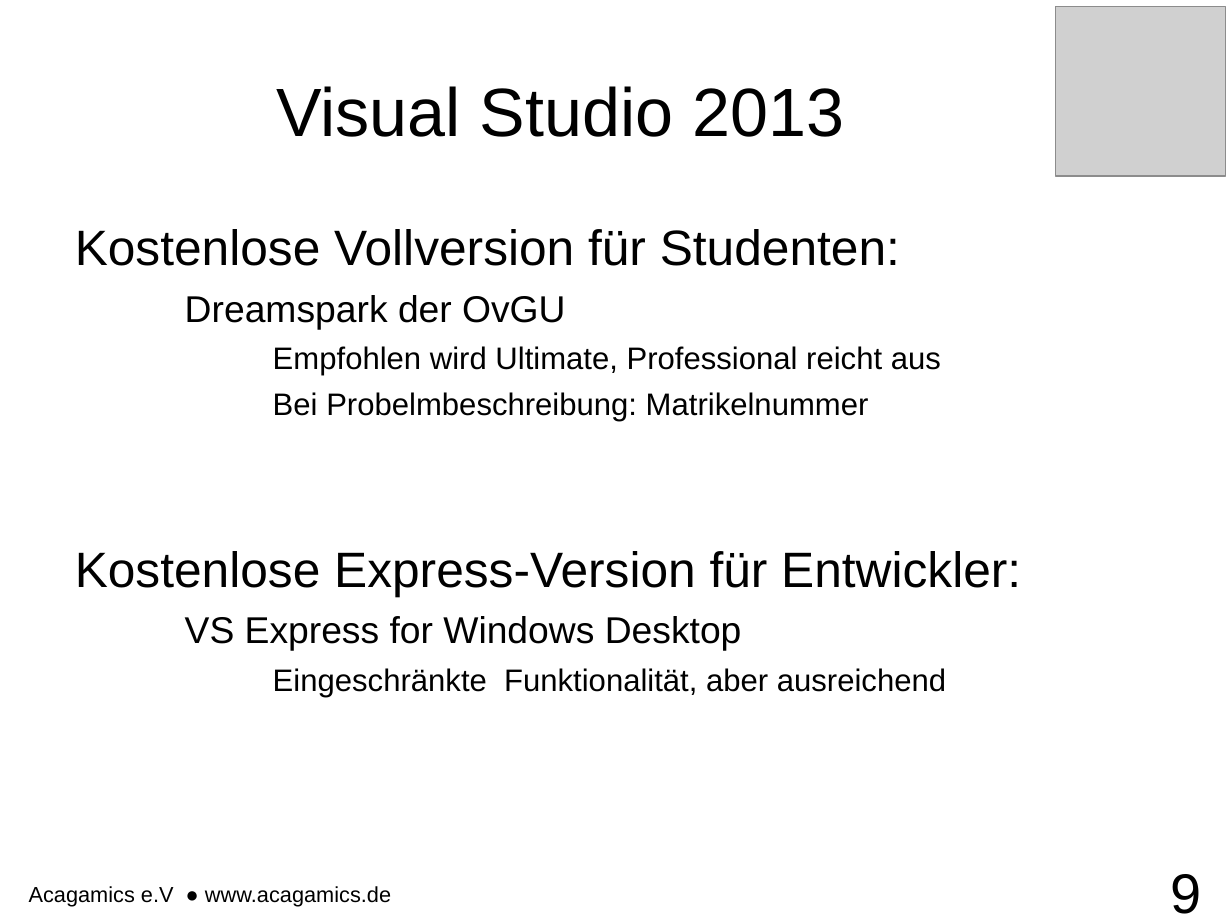
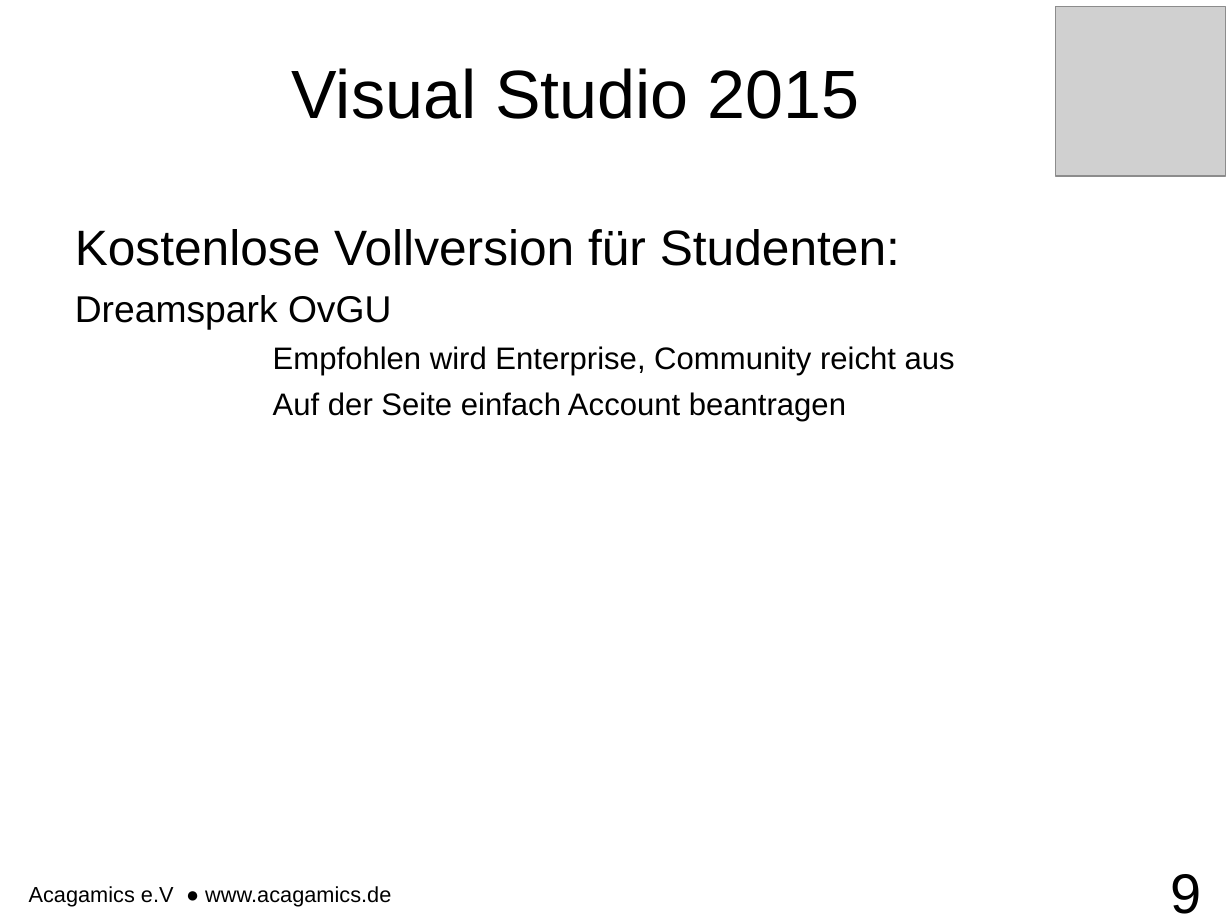
Before and after one commit to endert/Intro2D, a slide deck: slide 9 of 1. Vorlesung 20.10.14/1. VorstellungIntro2D.odp. Drawn at 1232x924 pixels with LibreOffice and Linux fonts; fonts in the diff are those of the drawing; grey boxes stand for pictures; background and template pictures are left out. Boxes give left, top, right and bottom in pixels: in the first picture for what was removed or moved away, otherwise in the second. Text is boxed around its words. In the diff, an @@ line names an element or a change of style, - is before the commit and + after.

```diff
--- a/1. Vorlesung 20.10.14/1. VorstellungIntro2D.odp
+++ b/1. Vorlesung 20.10.14/1. VorstellungIntro2D.odp
@@ title at box(292, 68, 860, 119): text changed @@
-Visual Studio 2013
+Visual Studio 2015
@@ text removed at box(75, 229, 1021, 697) @@
-Kostenlose Vollversion für Studenten:
-    Dreamspark der OvGU
-      ● Empfohlen wird Ultimate, Professional reicht aus
-      ● Bei Probelmbeschreibung: Matrikelnummer
-Kostenlose Express-Version für Entwickler:
-    VS Express for Windows Desktop
-      ● Eingeschränkte Funktionalität, aber ausreichend
@@ text added at box(75, 229, 955, 421), 20 pt, text #000000 @@
+Kostenlose Vollversion für Studenten:
+Dreamspark OvGU
+      ● Empfohlen wird Enterprise, Community reicht aus
+      ● Auf der Seite einfach Account beantragen
```
Also in this commit, not shown: 12 other slides changed, 1 other file.
